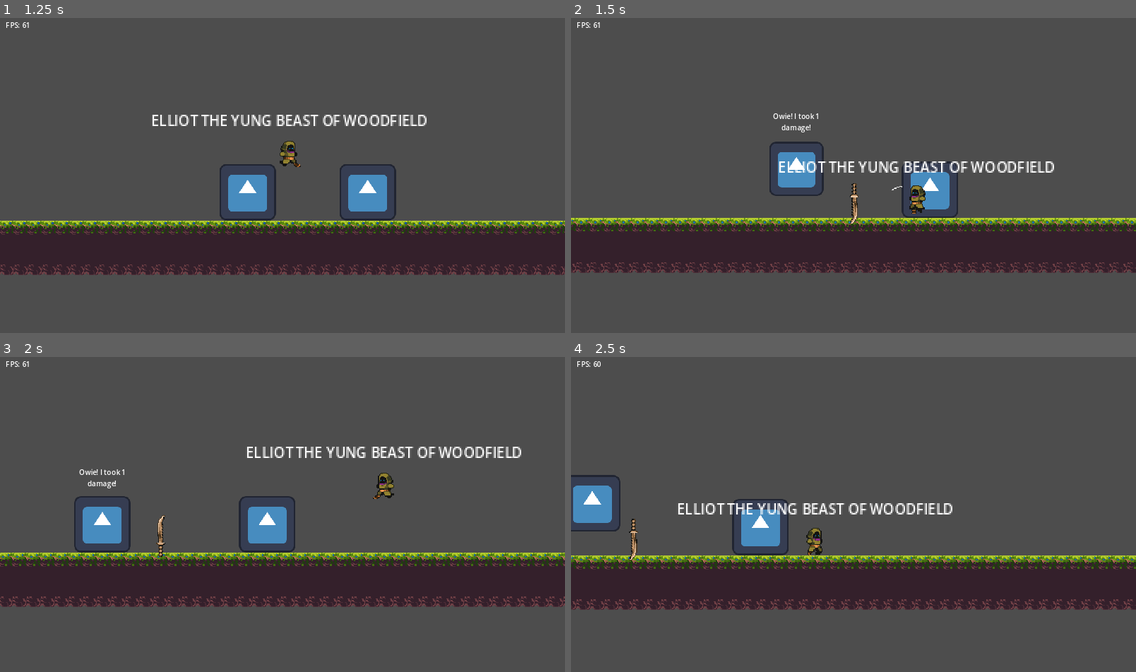
Above: before the commit, frames 1-4 (two rows, left to right).
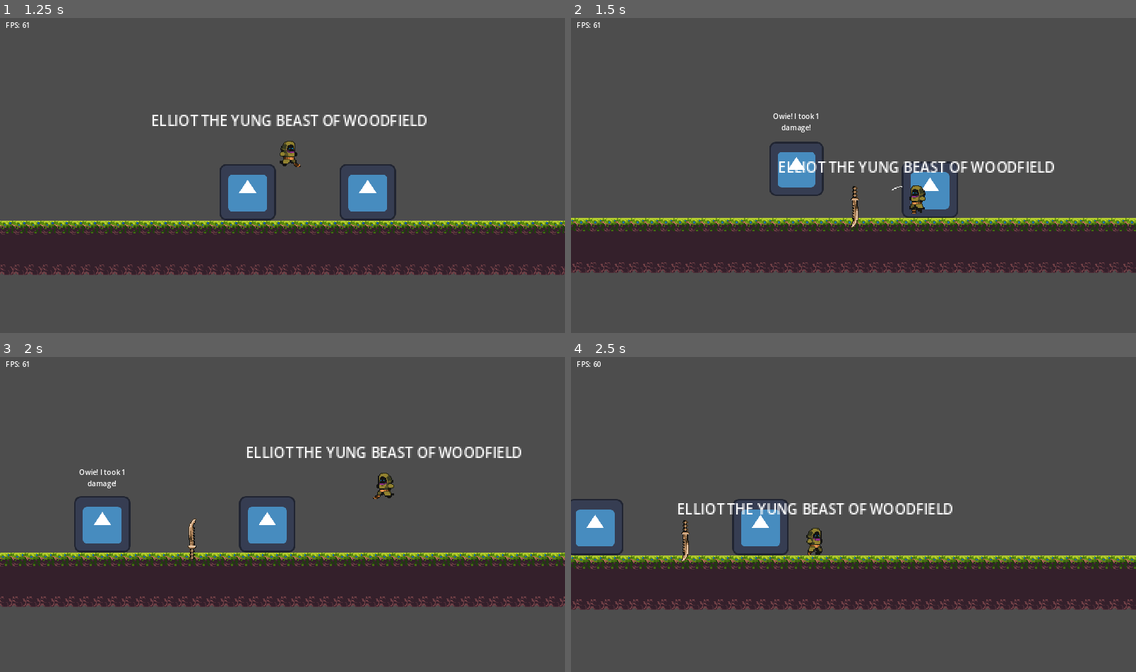
Above: after the commit, the same moments.

Repository: humding3r/BodyBlade
Game: Godot game, scene res://main.tscn
Two runs of this game, one before a commit and one after it. Both use one fixed random seed, a clock stepped at 60 frames per second and the inputs below. The engine's default icon, where the game draws it, is replaced by a stand-in: a white triangle on a blue panel in a dark square.
Inputs (mouse positions are in pixels of both pictures, inside the frame that each line leads up to):
- Up to frame 1 (1.25 s): tap Enter at 0.5 s; move the mouse to (406, 159) at 0.52 s; press the mouse at (406, 159) at 0.53 s; hold D (move_right) from 0.53 s (still down); tap Space (jump) at 0.77 s
- Up to frame 2 (1.5 s): keep holding D (move_right); move the mouse to (740, 191) at 1.27 s; release the mouse at (740, 191) at 1.28 s; click (740, 191) at 1.35 s
- Up to frame 3 (2 s): keep holding D (move_right); tap Space (jump) at 1.52 s
- Up to frame 4 (2.5 s): move the mouse to (910, 442) at 2.02 s; release D (move_right) at 2.03 s; press the mouse at (910, 442) at 2.03 s; hold A (move_left) from 2.03 s (still down); right-click (910, 442) at 2.1 s

Frame 1 is identical in both runs. In frame 2, 0.1% of the frame differs, in the area x 49-51%, y 52-67%; in frame 3, 0.2%; in frame 4, 1.6%, in the area x 0-21%, y 37-66%.

Commit message:
Implement static typing and return state

Diff:
--- a/Player/player.tscn
+++ b/Player/player.tscn
@@ -2,9 +2,9 @@
 
 [ext_resource type="Script" path="res://Player/player.gd" id="1_tb87e"]
 [ext_resource type="Script" path="res://Player/dash_trail.gd" id="2_hj0hx"]
-[ext_resource type="Texture2D" uid="uid://c0mpria4kg1gx" path="res://Sprites/Rogue/Death/Death-Sheet.png" id="2_wek5o"]
-[ext_resource type="Texture2D" uid="uid://begg6pd0oxmqm" path="res://Sprites/Rogue/Idle/Idle-Sheet.png" id="3_5i606"]
-[ext_resource type="Texture2D" uid="uid://cpfgpdd5ec4tg" path="res://Sprites/Rogue/Run/Run-Sheet.png" id="4_2c134"]
+[ext_resource type="Texture2D" uid="uid://c0mpria4kg1gx" path="res://sprites/Rogue/Death/Death-Sheet.png" id="2_wek5o"]
+[ext_resource type="Texture2D" uid="uid://begg6pd0oxmqm" path="res://sprites/Rogue/Idle/Idle-Sheet.png" id="3_5i606"]
+[ext_resource type="Texture2D" uid="uid://cpfgpdd5ec4tg" path="res://sprites/Rogue/Run/Run-Sheet.png" id="4_2c134"]
 [ext_resource type="PackedScene" uid="uid://ko1h0oc85th" path="res://Sword/sword.tscn" id="5_me5dy"]
 [ext_resource type="PackedScene" uid="uid://ndtf6b7f8tfk" path="res://Sword/thrown_sword.tscn" id="7_qtx2r"]
 [ext_resource type="Script" path="res://Utility/state_machine.gd" id="8_x0pge"]
--- a/Sword/State/sword_state_return.gd
+++ b/Sword/State/sword_state_return.gd
@@ -3,3 +3,6 @@
 @export var return_speed = 100
 @export var damage_value : int = 3
 @export var knockback_factor : int = 2
+
+func physics_process(delta) -> void:
+	pass
--- a/Sword/State/sword_state_throw.gd
+++ b/Sword/State/sword_state_throw.gd
@@ -25,3 +25,6 @@
 
 func physics_process(delta):
 	check_bounce()
+
+	if Input.is_action_pressed("attack"):
+		change_state("return")
--- a/Sword/thrown_sword.tscn
+++ b/Sword/thrown_sword.tscn
@@ -1,9 +1,9 @@
 [gd_scene load_steps=17 format=3 uid="uid://ndtf6b7f8tfk"]
 
 [ext_resource type="Script" path="res://Sword/thrown_sword.gd" id="1_cdyba"]
-[ext_resource type="Texture2D" uid="uid://ccpj7vsot1wdh" path="res://Sprites/Bone.png" id="1_r3wdh"]
-[ext_resource type="Texture2D" uid="uid://ihn7sytl5mbw" path="res://Sprites/swordstuck2.png" id="3_bgc2i"]
-[ext_resource type="Texture2D" uid="uid://dolttoktcfl7f" path="res://Sprites/swordstuck1.png" id="3_x58ld"]
+[ext_resource type="Texture2D" uid="uid://ccpj7vsot1wdh" path="res://sprites/Bone.png" id="1_r3wdh"]
+[ext_resource type="Texture2D" uid="uid://ihn7sytl5mbw" path="res://sprites/swordstuck2.png" id="3_bgc2i"]
+[ext_resource type="Texture2D" uid="uid://dolttoktcfl7f" path="res://sprites/swordstuck1.png" id="3_x58ld"]
 [ext_resource type="Script" path="res://Utility/state_machine.gd" id="5_4lx72"]
 [ext_resource type="Script" path="res://Sword/State/sword_state.gd" id="6_1ujwk"]
 [ext_resource type="Script" path="res://Sword/State/sword_state_hold.gd" id="7_a6i5y"]
--- a/Utility/global.gd
+++ b/Utility/global.gd
@@ -1,23 +1,23 @@
 extends Node
 signal double_tap
 
-const DOUBLETAP_DELAY = 0.2
+const DOUBLETAP_DELAY : float = 0.2
 
-var doubletap_time = DOUBLETAP_DELAY
-var last_keycode = 0
+var doubletap_time : float = DOUBLETAP_DELAY
+var last_keycode : int = 0
 
-func _ready():
+func _ready() -> void:
 	#Engine.max_fps = 60
 	pass
 
-func _process(delta):
+func _process(delta : float) -> void:
 	if doubletap_time > 0.0:
 		doubletap_time = clamp(doubletap_time - delta, 0.0, DOUBLETAP_DELAY)
 
-func _input(event):
+func _input(event : InputEvent) -> void:
 	if event is InputEventKey and event.is_pressed() and not event.is_echo(): # If a key is pressed (and not held)
 		if last_keycode == event.keycode and doubletap_time > 0: # If the key is the same as the last key and doubletap_time hasn't timed out
-			for action_name in InputMap.get_actions():
+			for action_name : StringName in InputMap.get_actions():
 				if event.is_action(action_name):
 					# print("Action double-tapped: ", action_name)
 					double_tap.emit(action_name)
--- a/Utility/player_variables.gd
+++ b/Utility/player_variables.gd
@@ -2,10 +2,10 @@
 
 
 # Called when the node enters the scene tree for the first time.
-func _ready():
+func _ready() -> void:
 	pass # Replace with function body.
 
 
 # Called every frame. 'delta' is the elapsed time since the previous frame.
-func _process(_delta):
+func _process(_delta) -> void:
 	pass
--- a/project.godot
+++ b/project.godot
@@ -20,6 +20,11 @@
 Global="*res://Utility/global.gd"
 PlayerVariables="*res://Utility/player_variables.gd"
 EventBus="*res://Utility/eventbus.gd"
+
+[debug]
+
+gdscript/warnings/untyped_declaration=1
+gdscript/warnings/inferred_declaration=1
 
 [display]
 
Not shown, changed: sprites/Bone.png.import
Not shown, changed: sprites/Hands.png.import
Not shown, changed: sprites/Rogue/Death/Death-Sheet.png.import
Not shown, changed: sprites/Rogue/Idle/Idle-Sheet.png.import
Not shown, changed: sprites/Rogue/Run/Run-Sheet.png.import
Not shown, changed: sprites/cursor.png.import
Not shown, changed: sprites/slash1-Sheet.png.import
Not shown, changed: sprites/swordstuck1.png.import
Not shown, changed: sprites/swordstuck2.png.import
Not shown, changed: sprites/tilemap.png.import
